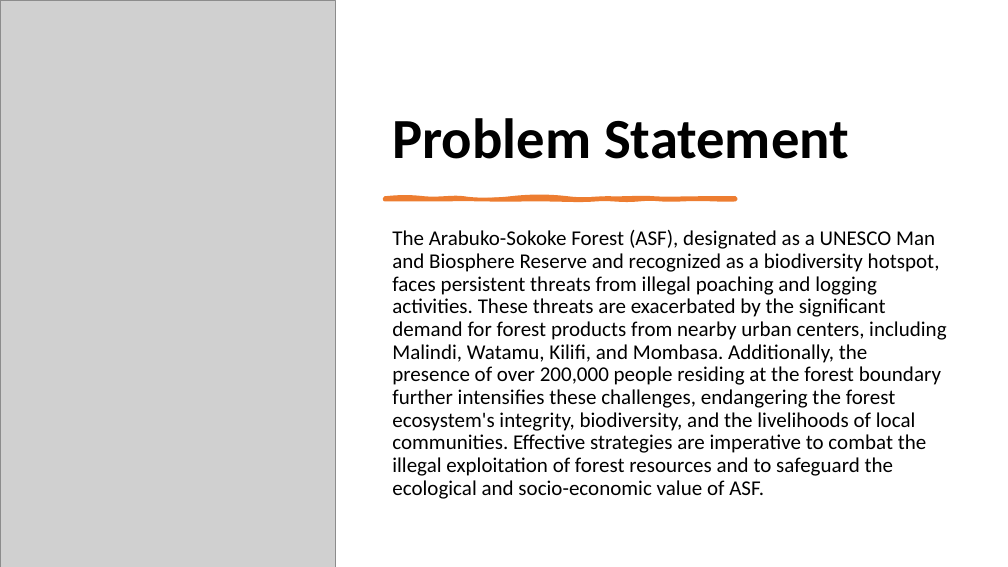
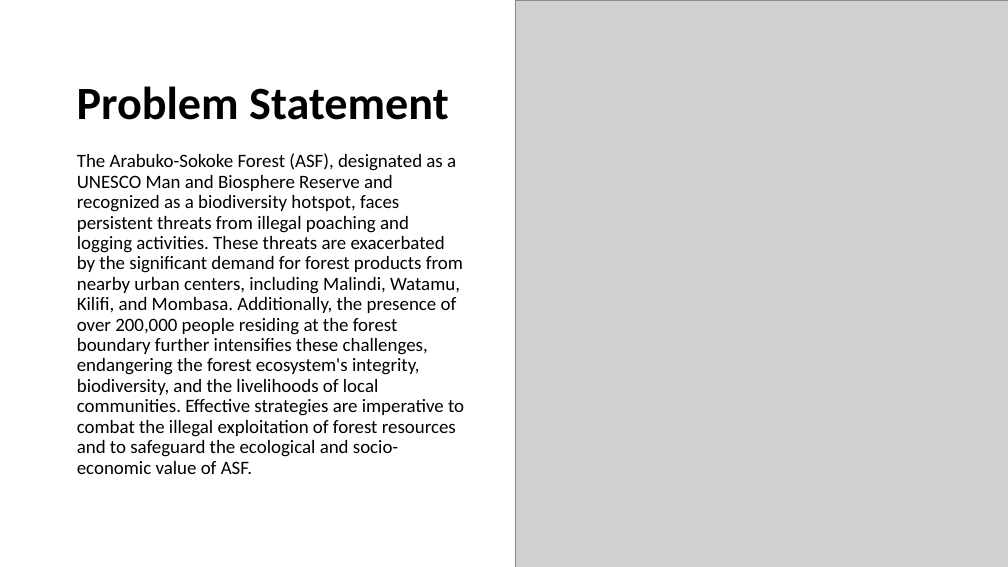
Before and after one commit to dukebaya/Phase-5-Capstone-Project-Team-15, a slide deck: slide 2 of Final presentation Leveraging Machine Learning to Combat Bushmeat Poaching.pptx. Drawn at 1008x567 pixels with LibreOffice and Linux fonts; fonts in the diff are those of the drawing; grey boxes stand for pictures. Boxes give left, top, right and bottom in pixels: in the first picture for what was removed or moved away, otherwise in the second. Text is boxed around its words. In the diff, an @@ line names an element or a change of style, - is before the commit and + after.

```diff
--- a/Final presentation Leveraging Machine Learning to Combat Bushmeat Poaching.pptx
+++ b/Final presentation Leveraging Machine Learning to Combat Bushmeat Poaching.pptx
@@ picture: place and size @@
-picture at (0,0,335,567)
+picture at (515,0,1008,567)
@@ title "Problem Statement": place and size @@
-title "Problem Statement" at (392,118,849,159)
+title "Problem Statement" at (77,86,449,120)
@@ title "Problem Statement" at (77,86,449,120): size 54 to 44 pt; vertical alignment bottom to middle @@
@@ text "The Arabuko-Sokoke Forest (ASF), designated ...": place and size @@
-text "The Arabuko-Sokoke Forest (ASF), designated ..." at (392,230,946,499)
+text "The Arabuko-Sokoke Forest (ASF), designated ..." at (77,153,464,474)
@@ text "The Arabuko-Sokoke Forest (ASF), designated ..." at (77,153,464,474): size 20 to 18 pt @@
@@ freeform shape removed at (385,198,736,200) @@
```
Also in this commit, not shown: 11 other slides changed, 1 slide added, 4 other files.
